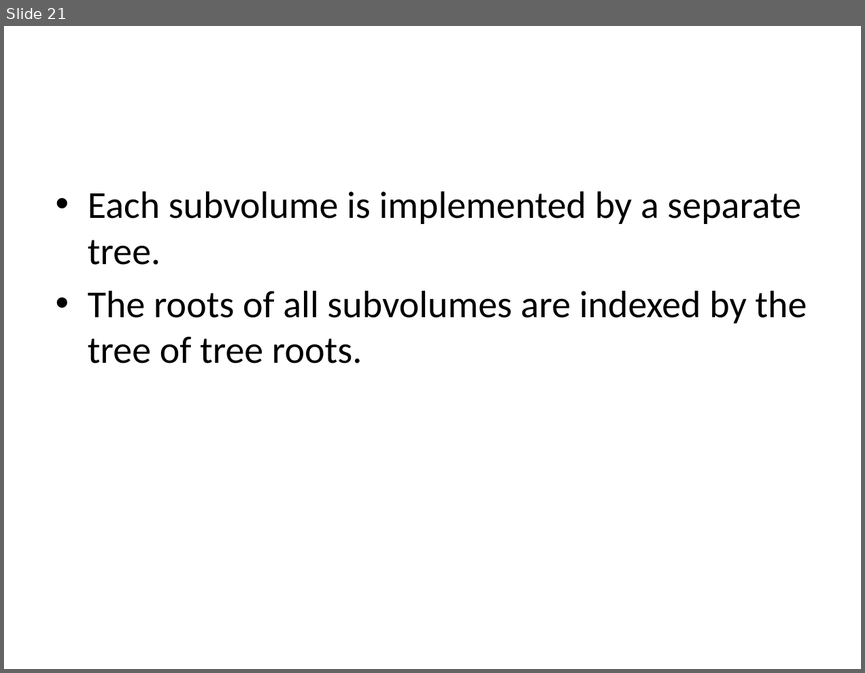
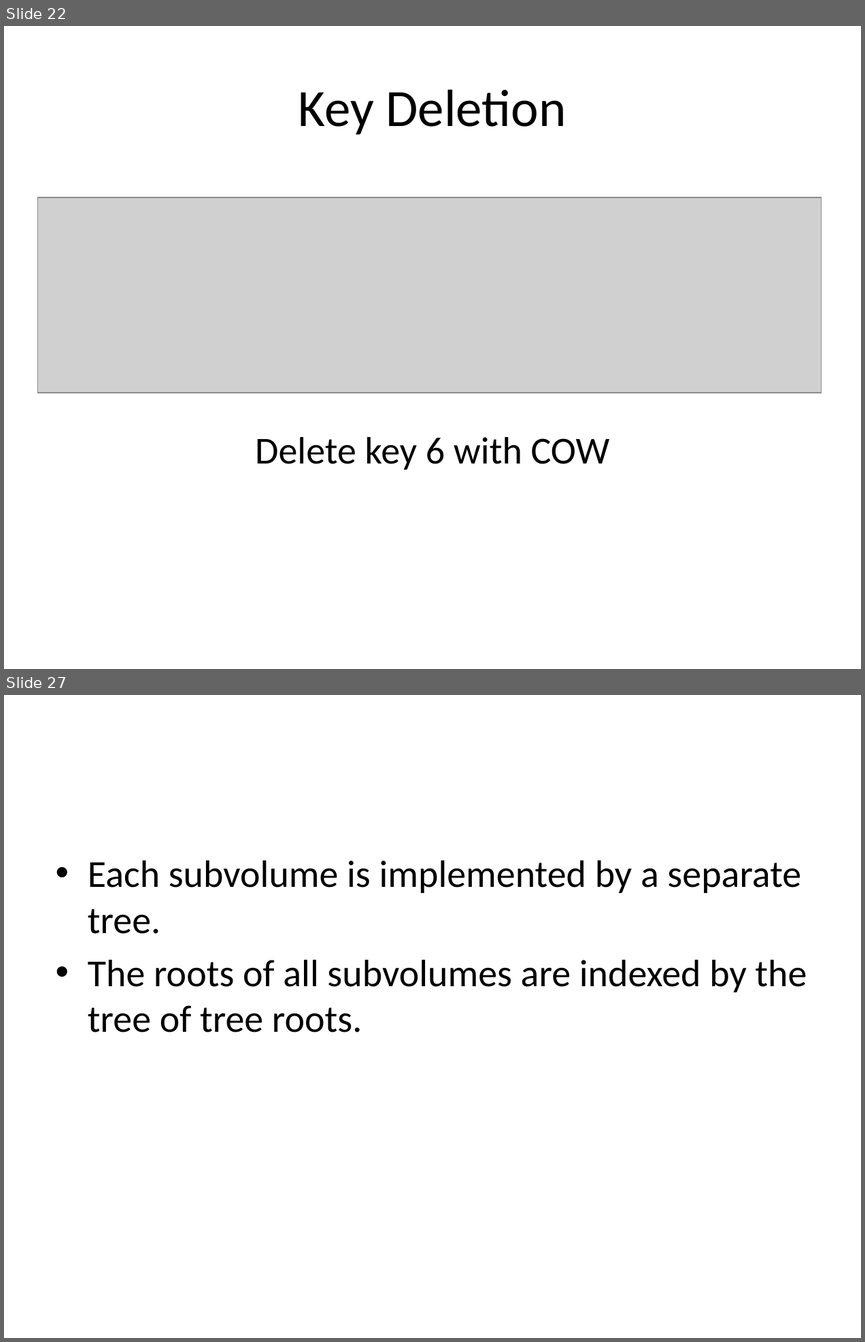
Before and after one commit to liujinmarshall/btrfs-doc, a slide deck: Bacik.pptx. Shown one above the other, each under a label of ours: slide 21 before the commit, slides 22 and 27 after it; the slides between them are not shown. The pictures are 865x673 and 865x1342 pixels, drawn with LibreOffice and Linux fonts; fonts in the diff are those of the drawing; grey boxes stand for pictures. Boxes give left, top, right and bottom in pixels: in the first picture for what was removed or moved away, otherwise in the second. Text is boxed around its words. In the diff, an @@ line names an element or a change of style, - is before the commit and + after.

```diff
--- a/Bacik.pptx
+++ b/Bacik.pptx
@@ slide 22 added at <box>4,26,861,669</box>, background #FFFFFF @@
@@ title added at <box>298,89,566,135</box>, 44 pt, text #000000 @@
+Key Deletion
@@ picture added at <box>37,197,821,393</box> @@
@@ text added at <box>255,437,610,469</box>, 32 pt, text #000000 @@
+Delete key 6 with COW
@@ what was slide 21 is now slide 27 @@
```
Also in this commit, not shown: 1 slide changed, 8 other slides added.
